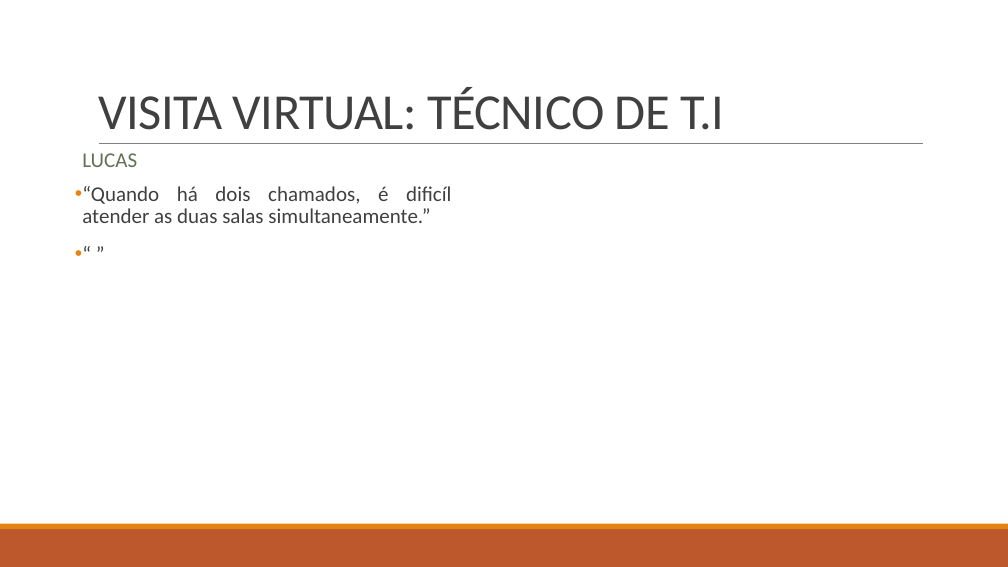
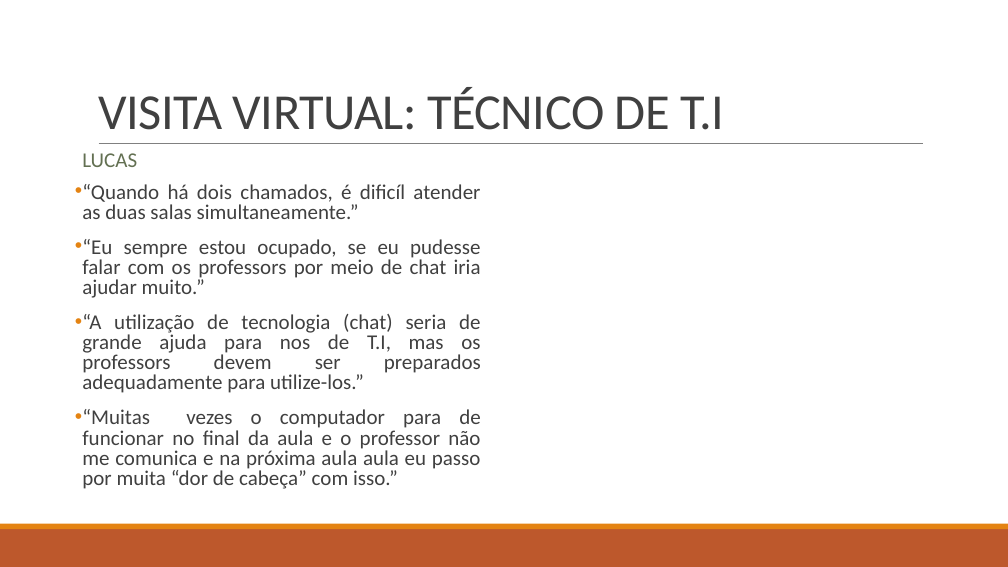
Before and after one commit to BandTec/grupo-05-adsa-20201, a slide deck: slide 8 of Apresentação Sprint 1.pptx. Drawn at 1008x567 pixels with LibreOffice and Linux fonts; fonts in the diff are those of the drawing. Boxes give left, top, right and bottom in pixels: in the first picture for what was removed or moved away, otherwise in the second. Text is boxed around its words. In the diff, an @@ line names an element or a change of style, - is before the commit and + after.

Commit message:
Canvas/Visita Técnico

```diff
--- a/Apresentação Sprint 1.pptx
+++ b/Apresentação Sprint 1.pptx
@@ text at (82,184,480,219): line spacing 0.9 to 0.8 @@
@@ text at (82,239,481,489): text changed @@
-• “ ”
+• “Eu sempre estou ocupado, se eu pudesse falar com os professors por meio de chat iria ajudar muito.”
+• “A utilização de tecnologia (chat) seria de grande ajuda para nos de T.I, mas os professors devem ser preparados adequadamente para utilize-los.”
+• “Muitas vezes o computador para de funcionar no final da aula e o professor não me comunica e na próxima aula aula eu passo por muita “dor de cabeça” com isso.”
```
Also in this commit, not shown: 1 other slide changed, 26 other files.
